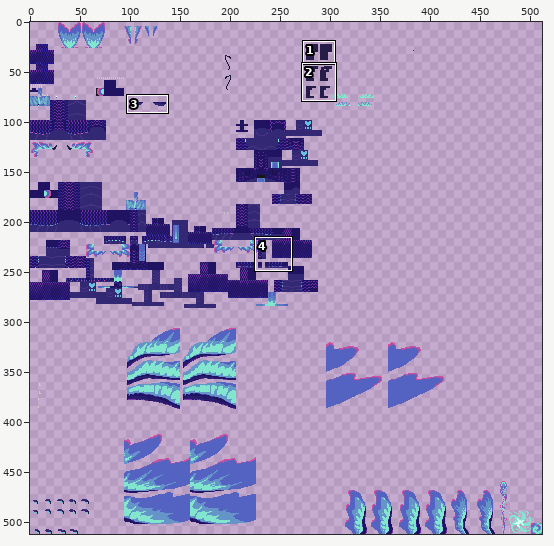
Sprite sheet: src/test/resources/DreaminSeadragon_adult.png. Above, an overview of the earlier version with the close-up marked.
Close-up. Before the commit:
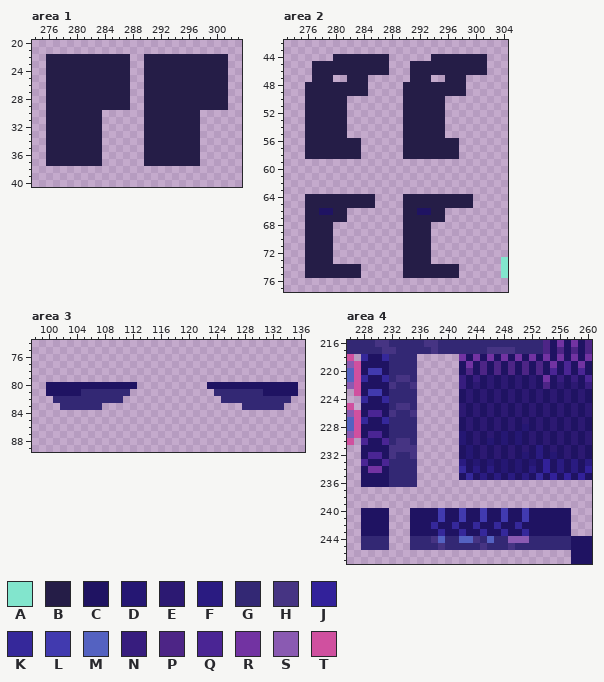
The file is 512x512 pixels. Pixels under 10% opacity are left out. Colours within 5 levels of each other are drawn and written as one. Shown: area 1: x 274..303, y 20..40; area 2: x 273..304, y 42..77; area 3: x 98..136, y 74..89; area 4: x 226..260, y 216..247. The commit also changed other parts of the picture, which this record leaves out.
Palette (. is transparent): A #82e5cd  B #251d47  C #1f1362  D #251773  E #2c1972  F #2a1b81  G #332874  H #463483  J #32219a  K #35289a  L #413aaf  M #5462c1  N #371d7e  P #4d2586  Q #4a2594  R #7233a2  S #8a5ab2  T #d0509f
Pixels before, area 1, first column x 276:
22 BBBBBBBBBBBB..BBBBBBBBBBBB
23 BBBBBBBBBBBB..BBBBBBBBBBBB
24 BBBBBBBBBBBB..BBBBBBBBBBBB
25 BBBBBBBBBBBB..BBBBBBBBBBBB
26 BBBBBBBBBBBB..BBBBBBBBBBBB
27 BBBBBBBBBBBB..BBBBBBBBBBBB
28 BBBBBBBBBBBB..BBBBBBBBBBBB
29 BBBBBBBBBBBB..BBBBBBBBBBBB
30 BBBBBBBB......BBBBBBBB....
31 BBBBBBBB......BBBBBBBB....
32 BBBBBBBB......BBBBBBBB....
33 BBBBBBBB......BBBBBBBB....
34 BBBBBBBB......BBBBBBBB....
35 BBBBBBBB......BBBBBBBB....
36 BBBBBBBB......BBBBBBBB....
37 BBBBBBBB......BBBBBBBB....
Pixels before, area 2, first column x 276:
44 ....BBBBBBBB......BBBBBBBB...
45 .BBBBBBBBBBB...BBBBBBBBBBB...
46 .BBBBBBBBBBB...BBBBBBBBBBB...
47 .BBB..BBB......BBB..BBB......
48 BBBBBBBBB.....BBBBBBBBB......
49 BBBBBBBBB.....BBBBBBBBB......
50 BBBBBB........BBBBBB.........
51 BBBBBB........BBBBBB.........
52 BBBBBB........BBBBBB.........
53 BBBBBB........BBBBBB.........
54 BBBBBB........BBBBBB.........
55 BBBBBB........BBBBBB.........
56 BBBBBBBB......BBBBBBBB.......
57 BBBBBBBB......BBBBBBBB.......
58 BBBBBBBB......BBBBBBBB.......
59 .............................
60 .............................
61 .............................
62 .............................
63 .............................
64 BBBBBBBBBB....BBBBBBBBBB.....
65 BBBBBBBBBB....BBBBBBBBBB.....
66 BBCCBB........BBCCBB.........
67 BBBBBB........BBBBBB.........
68 BBBB..........BBBB...........
69 BBBB..........BBBB...........
70 BBBB..........BBBB...........
71 BBBB..........BBBB...........
72 BBBB..........BBBB...........
73 BBBB..........BBBB..........A
74 BBBBBBBB......BBBBBBBB......A
75 BBBBBBBB......BBBBBBBB......A
Pixels before, area 3, first column x 100:
80 CCCCCCCCCCCCC..........CCCCCCCCCCCCC
81 CCCCCGGGGGGG............GGGGGGGCCCCC
82 .GGGGGGGGGG..............GGGGGGGGGG.
83 ..GGGGGG....................GGGGGG..
Pixels before, area 4, first column x 226:
216 GGGGHHGGGGGHHGGGGGGGGGGGGGGGPCRCRCP
217 GGGGGHHGGGGGHGGGGGGGHHHHGGGGPCPCPCP
218 T.KCCKGGGG......RCRCRCRCRCRCRCRCRCR
219 STCCCCGGGG......CRCPCPCPCPCPCRCQCRC
220 MTCLLCGGGG......CPCPCPCPCPCPCQCQCQC
221 MTKCCKGHHG......NCNCECECECECRCNCNCQ
222 STCCCCHGGH......NCECECECECECPCECECN
223 .TCLLCGGGG......CECECECECECECECECEC
224 ..KCCKGGGG......CECECECECECECECECEC
225 T.CCCCGHHG......ECECECECECECECECECE
226 STCQQCHGGH......ECECECECECECECECECE
227 MTKCCKGGGG......CECECECECECECECECEC
228 MTCCCCGGGG......CECECECECDCECECECEC
229 STCQQCGGGG......DCECECDCDCECECECECE
230 T.QCCQGHHG......DCECDCDCDCECECECECE
231 ..CCCCHHHH......CDCECECECECFCECECEC
232 ..CQQCHGGH......CDCECECECDCFCDCECEC
233 ..QCCQGGGG......FCDCDCDCDCDCJCFCFCF
234 ..CRRCGGGG......KCFCFCDCDCFCJCFCFCJ
235 ..CCCCGGGG......CKCFCFCFCFCKCJCJCJC
236 ..CCCCGGGG.........................
237 ...................................
238 ...................................
239 ...................................
240 ..CCCC...CCCCLCCLCCLCCLCCLCCCCCC...
241 ..CCCC...CCCCLCCLCCLCCLCCLCCCCCC...
242 ..CCCC...CCCKCCKCCKCCKCCKCCCCCCC...
243 ..CCCC...CCCCKCCKCCKCCKCCKCCCCCC...
244 ..GGGG...GGGHMGGMMHGMGGSSSGGGGGGCCC
245 ..GGGG...GGGGHGGGGGHGGGHGGGGGGGGCCC
246 ................................CCC
247 ................................CCC
Once edited:
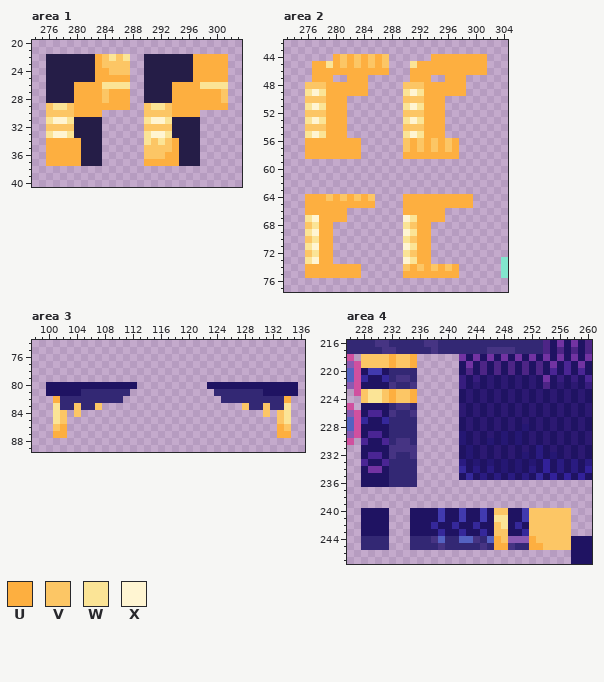
Colours new in this view: U #fdaf40  V #fcc665  W #fbe496  X #fff5d2
What changed:
Area 1:
y 22: x 283..287 BBBBB -> UVWVW; x 297..301 BBBBB -> UUUUU
y 23: x 283..287 BBBBB -> UVVVV; x 297..301 BBBBB -> UUUUU
y 24: x 283..287 BBBBB -> UUVVV; x 297..301 BBBBB -> UUUUU
y 25: x 283..287 BBBBB -> UUUUU; x 297..301 BBBBB -> UUUUU
y 26: x 280..287 BBBBBBBB -> UUUUWWWW; x 294..301 BBBBBBBB -> UUUUWWWW
y 27..28: x 280..287 BBBBBBBB -> UUUUVUUU; x 294..301 BBBBBBBB -> UUUUUUUV
y 29: x 276..287 BBBBBBBBBBBB -> VWWVUUUUUUUU; x 290..301 BBBBBBBBBBBB -> VWWVUUUUUUUU
y 30: x 276..283 BBBBBBBB -> VVVVUUUU; x 290..297 BBBBBBBB -> VVVVUUUU
y 31: x 276..279 BBBB -> WXXW; x 290..293 BBBB -> WXXW
y 32: x 276..279 BBBB -> VVVV; x 290..293 BBBB -> VVVV
y 33: x 276..279 BBBB -> WXXW; x 290..293 BBBB -> WXXW
y 34: x 276..280 BBBBB -> UUUUU; x 290..294 BBBBB -> WVWVU
y 35: x 276..280 BBBBB -> UUUUU; x 290..294 BBBBB -> VVVVU
y 36: x 276..280 BBBBB -> UUUUU; x 290..294 BBBBB -> VVVUU
y 37: x 276..280 BBBBB -> UUUUU; x 290..294 BBBBB -> UUUUU
Area 2:
y 44: x 280..287 BBBBBBBB -> UVUVUVUV; x 294..301 BBBBBBBB -> UUUUUUUU
y 45: x 277..287 BBBBBBBBBBB -> UUWUVUVUVUV; x 291..301 BBBBBBBBBBB -> WUUUUUUUUUU
y 46: x 277..287 BBBBBBBBBBB -> UUUUUUUUUUU; x 291..301 BBBBBBBBBBB -> UUUUUUUUUUU
y 47: x 277..279 BBB -> UUU; x 282..284 BBB -> UUU; x 291..293 BBB -> UUU; x 296..298 BBB -> UUU
y 48: x 276..284 BBBBBBBBB -> VVVUUUUUU; x 290..298 BBBBBBBBB -> VVVUUUUUU
y 49: x 276..284 BBBBBBBBB -> WXWUUUUUU; x 290..298 BBBBBBBBB -> WXWUUUUUU
y 50: x 276..281 BBBBBB -> VVVUUU; x 290..295 BBBBBB -> VVVUUU
y 51: x 276..281 BBBBBB -> WXWUUU; x 290..295 BBBBBB -> WXWUUU
y 52: x 276..281 BBBBBB -> VVVUUU; x 290..295 BBBBBB -> VVVUUU
y 53: x 276..281 BBBBBB -> WXWUUU; x 290..295 BBBBBB -> WXWUUU
y 54: x 276..281 BBBBBB -> VVVUUU; x 290..295 BBBBBB -> VVVUUU
y 55: x 276..281 BBBBBB -> WXWUUU; x 290..295 BBBBBB -> WXWUUU
y 56..57: x 276..283 BBBBBBBB -> UUUUUUUU; x 290..297 BBBBBBBB -> VUVUVUVU
y 58: x 276..283 BBBBBBBB -> UUUUUUUU; x 290..297 BBBBBBBB -> UUUUUUUU
y 64: x 276..285 BBBBBBBBBB -> UUUVUVUVUV; x 290..299 BBBBBBBBBB -> UUUUUUUUUU
y 65: x 276..285 BBBBBBBBBB -> UUUUUUUUUU; x 290..299 BBBBBBBBBB -> UUUUUUUUUU
y 66: x 276..281 BBCCBB -> UUUUUU; x 290..295 BBCCBB -> UUUUUU
y 67: x 276..281 BBBBBB -> WXUUUU; x 290..295 BBBBBB -> XWUUUU
y 68: x 276..279 BBBB -> VWUU; x 290..293 BBBB -> WVUU
y 69: x 276..279 BBBB -> WXUU; x 290..293 BBBB -> XWUU
y 70: x 276..279 BBBB -> VWUU; x 290..293 BBBB -> WVUU
y 71: x 276..279 BBBB -> WXUU; x 290..293 BBBB -> XWUU
y 72: x 276..279 BBBB -> VWUU; x 290..293 BBBB -> WVUU
y 73: x 276..279 BBBB -> WXUU; x 290..293 BBBB -> XWUU
y 74: x 276..283 BBBBBBBB -> UUUUUUUU; x 290..297 BBBBBBBB -> VUVUVUVU
y 75: x 276..283 BBBBBBBB -> UUUUUUUU; x 290..297 BBBBBBBB -> UUUUUUUU
Area 3:
y 82: x 101 G -> U; x 134 G -> U
y 83: x 101 . -> W; x 104 G -> V; x 107 G -> V; x 128 G -> V; x 131 G -> V; x 134 . -> W
y 84: x 101..102 .. -> WV; x 104 . -> V; x 131 . -> V; x 133..134 .. -> VW
y 85: x 101..102 .. -> WV; x 133..134 .. -> VW
y 86: x 101..102 .. -> VU; x 133..134 .. -> UV
y 87: x 101..102 .. -> UU; x 133..134 .. -> UU
Area 4:
y 218: x 228..235 KCCKGGGG -> VVVVUVVU
y 219: x 228..235 CCCCGGGG -> VVVVUVVU
y 223: x 228..235 CLLCGGGG -> VWWVUVVU
y 224: x 228..235 KCCKGGGG -> VWWVUVVU
y 240: x 247..248 CL -> VV; x 252..257 CCCCCC -> VVVVVV
y 241: x 247..248 CL -> WW; x 252..257 CCCCCC -> VVVVVV
y 242: x 247..248 KC -> VW; x 252..257 CCCCCC -> VVVVVV
y 243: x 247..248 CK -> VV; x 252..257 CCCCCC -> VVVVVV
y 244: x 247..248 GG -> UV; x 252..257 GGGGGG -> UVVVVV
y 245: x 247..248 GG -> UU; x 252..257 GGGGGG -> UUVVVV
Pixel boxes of the changes (left, top, right, bottom) in both close-ups:
changed: (46, 54, 228, 166)
changed: (305, 54, 487, 159)
changed: (305, 194, 473, 278)
changed: (53, 396, 102, 438)
changed: (242, 396, 291, 438)
changed: (361, 354, 417, 403)
changed: (494, 508, 571, 550)
